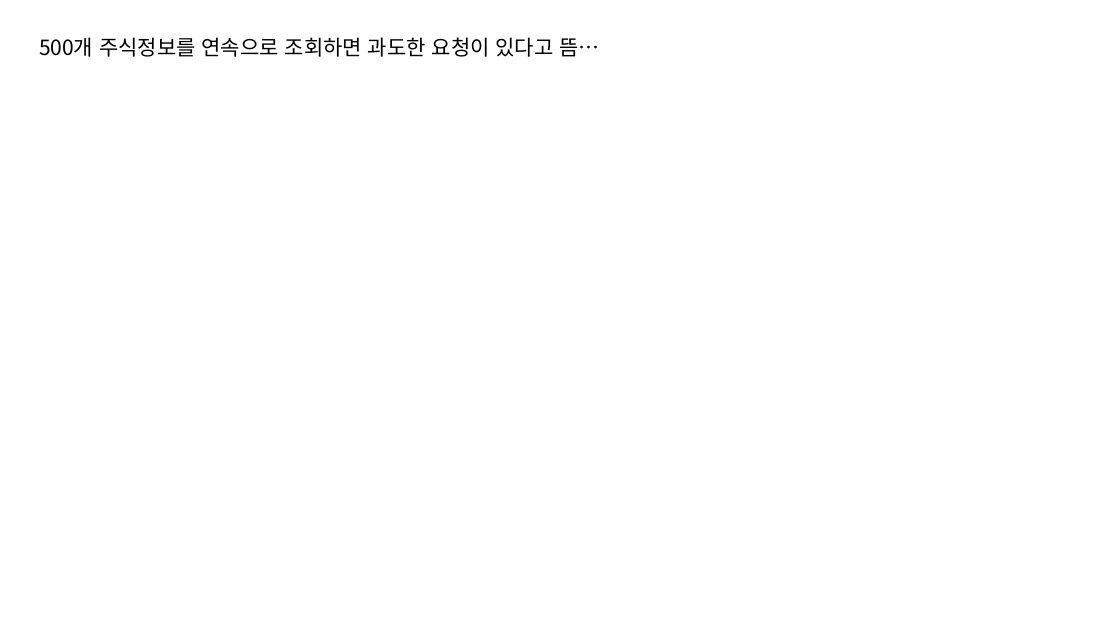
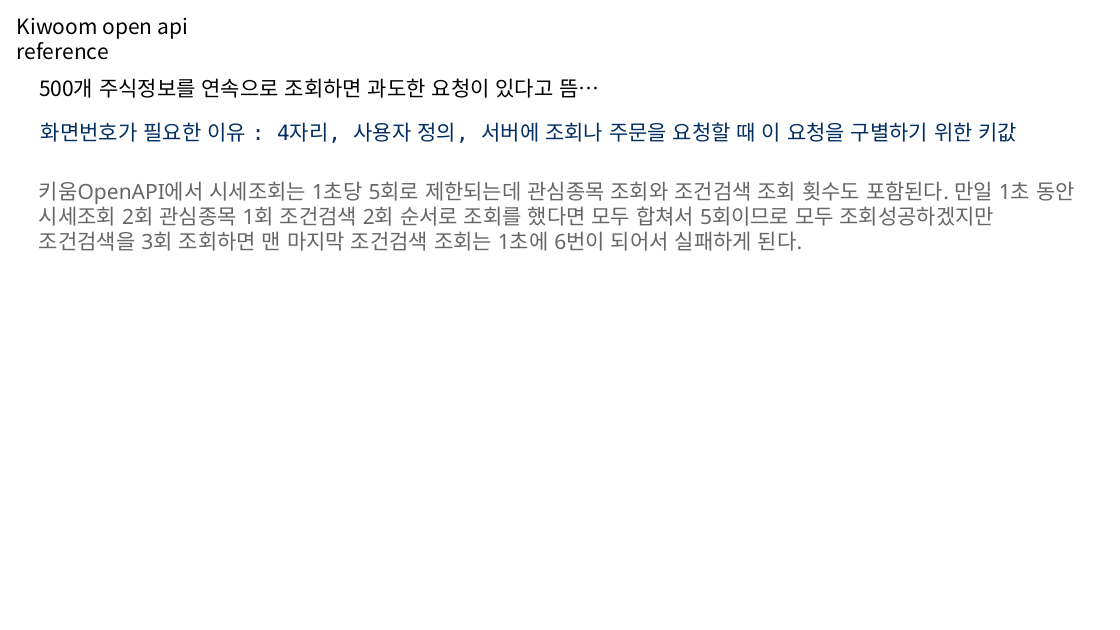
Before and after one commit to happineer/system_trading, a slide deck: slide 13 of doc/TopTrader.pptx (slide 12 before the commit). Drawn at 1120x630 pixels with LibreOffice and Linux fonts; fonts in the diff are those of the drawing. Boxes give left, top, right and bottom in pixels: in the first picture for what was removed or moved away, otherwise in the second. Text is boxed around its words. In the diff, an @@ line names an element or a change of style, - is before the commit and + after.

```diff
--- a/doc/TopTrader.pptx
+++ b/doc/TopTrader.pptx
@@ text added at (x1=17, y1=18, x2=188, y2=60), 18 pt, text #000000 @@
+Kiwoom open api reference
@@ text "500개 주식정보를 연속으로 조회하면 과도한 ..." moved from (x1=39, y1=37, x2=599, y2=57) to (x1=39, y1=78, x2=599, y2=98) @@
@@ text added at (x1=41, y1=122, x2=1018, y2=143), 18 pt, text #032F62 @@
+화면번호가 필요한 이유 : 4자리, 사용자 정의, 서버에 조회나 주문을 요청할 때 이 요청을 구별하기 위한 키값
@@ text added at (x1=39, y1=181, x2=1075, y2=251), 18 pt, text #666666 @@
+키움OpenAPI에서 시세조회는 1초당 5회로 제한되는데 관심종목 조회와 조건검색 조회 횟수도 포함된다. 만일 1초 동안 시세조회 2회 관심종목 1회 조건검색 2회 순서로 조회를 했다면 모두 합쳐서 5회이므로 모두 조회성공하겠지만 조건검색을 3회 조회하면 맨 마지막 조건검색 조회는 1초에 6번이 되어서 실패하게 된다.
```
Also in this commit, not shown: 5 other slides changed, 10 slides added.
